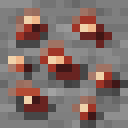
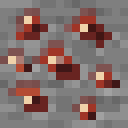
Layered file, before and after one edit (128 x 128). Changes by layer:
painted on "Layer #1" over bbox(16, 16, 96, 64)
added layer "Layer #5" above "Layer #3" over bbox(0, 8, 128, 128)
hid "Layer #3" over bbox(8, 8, 128, 128)
